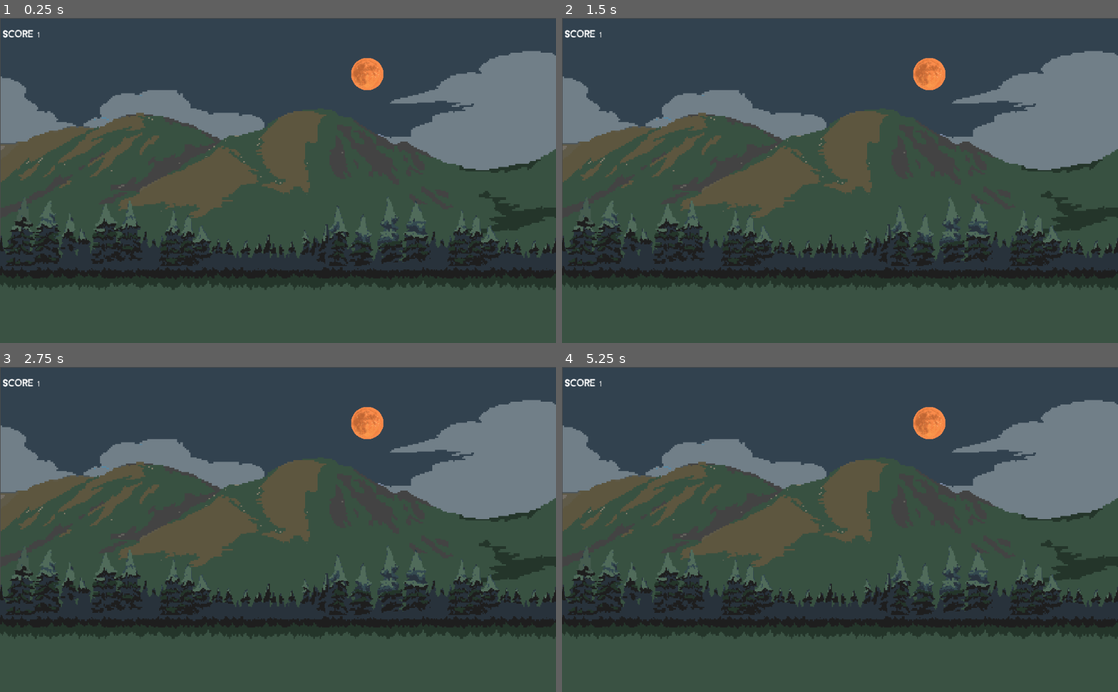
Above: before the commit, frames 1-4 (two rows, left to right).
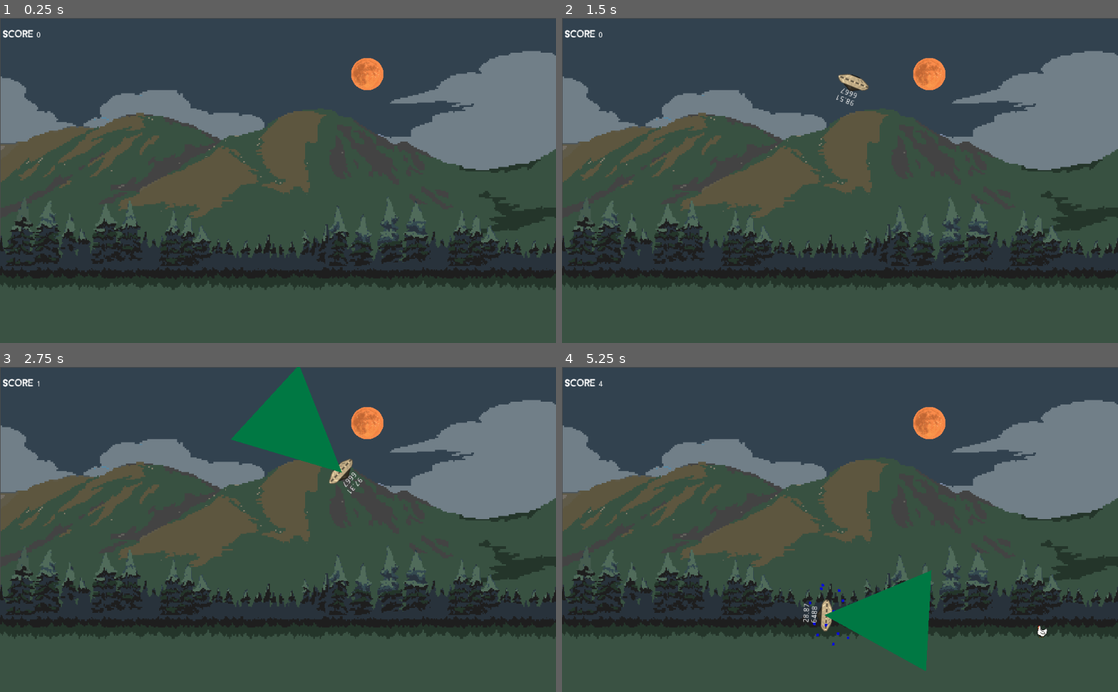
Above: after the commit, the same moments.

Repository: Beat1823/LudumDare52
Game: Godot game, scene res://Game/MainScene.tscn
Same seed, same stepped clock (60 frames per second), same inputs: the game is played once before the commit and once after it.
Inputs:
- Up to frame 1 (0.25 s): no input
- Up to frame 2 (1.5 s): tap Enter at 0.5 s; hold Right (Right) 0.53-1.28 s; hold Space (TractorBeam) 0.53-1.28 s; hold Down (Down) from 1.28 s (still down); tap Space (TractorBeam) at 1.35 s
- Up to frame 3 (2.75 s): release Down (Down) at 2.03 s; hold Right (Right) from 2.03 s (still down); hold Space (TractorBeam) from 2.03 s (still down)
- Up to frame 4 (5.25 s): release Right (Right) at 2.78 s; release Space (TractorBeam) at 2.78 s; hold Up (Up) 2.78-3.53 s; tap Space (TractorBeam) at 2.85, 4.35 s; hold Space (TractorBeam) 3.53-4.28 s; hold Left (Left) 3.53-5.03 s; hold Down (Down) from 5.03 s (still down); hold Space (TractorBeam) from 5.03 s (still down)

The runs differ from the first frame. In frame 1, less than 0.1% of the frame differs, in the area x 6-8%, y 4-6%; in frame 2, 0.3%; in frame 3, 3.1%; in frame 4, 3.3%, in the area x 6-88%, y 4-94%.
Error before the commit: Parse Error: Can't preload resource at path: res://Game/NPCS/Cow/Cow.tscn (res://Game/MainScene.gd:3)

Commit message:
Fixing dependencies for Cow.tscn and NPCs

Diff:
--- a/Game/NPCS/Chicken/Chicken.tscn
+++ b/Game/NPCS/Chicken/Chicken.tscn
@@ -8,7 +8,6 @@
 [ext_resource path="res://Game/NPCS/Chicken/Spirtes/chicken2.png" type="Texture" id=6]
 [ext_resource path="res://Game/NPCS/Cow/cow3.png" type="Texture" id=7]
 [ext_resource path="res://Game/NPCS/NeutralNpc.gd" type="Script" id=8]
-[ext_resource path="res://Game/NPCS/NeutralNpcMovementPattern.tres" type="Curve" id=9]
 
 [sub_resource type="SpriteFrames" id=1]
 animations = [ {
@@ -35,7 +34,6 @@
 collision_layer = 3
 can_sleep = false
 script = ExtResource( 8 )
-MovementPattern = ExtResource( 9 )
 
 [node name="AnimatedSprite" type="AnimatedSprite" parent="."]
 position = Vector2( 10, -4 )
--- a/Game/NPCS/Cow/Cow.tscn
+++ b/Game/NPCS/Cow/Cow.tscn
@@ -8,7 +8,6 @@
 [ext_resource path="res://Game/NPCS/Chicken/Spirtes/chicken2.png" type="Texture" id=6]
 [ext_resource path="res://Game/NPCS/Cow/cow3.png" type="Texture" id=7]
 [ext_resource path="res://Game/NPCS/NeutralNpc.gd" type="Script" id=8]
-[ext_resource path="res://Game/NPCS/NeutralNpcMovementPattern.tres" type="Curve" id=9]
 
 [sub_resource type="SpriteFrames" id=1]
 animations = [ {
@@ -35,14 +34,12 @@
 collision_layer = 3
 can_sleep = false
 script = ExtResource( 8 )
-MovementPattern = ExtResource( 9 )
 
 [node name="AnimatedSprite" type="AnimatedSprite" parent="."]
 position = Vector2( 10, -4 )
 scale = Vector2( 2, 2 )
 frames = SubResource( 1 )
 animation = "Cow"
-frame = 2
 playing = true
 
 [node name="CollisionShape2D" type="CollisionShape2D" parent="."]
--- a/Game/NPCS/NeutralNpc.tscn
+++ b/Game/NPCS/NeutralNpc.tscn
@@ -38,7 +38,6 @@
 scale = Vector2( 2, 2 )
 frames = SubResource( 1 )
 animation = "Cow"
-frame = 1
 playing = true
 
 [node name="CollisionShape2D" type="CollisionShape2D" parent="."]
Not shown: 1 places in Game/NPCS/Chicken/Chicken.tscn that only renumber resources
Not shown: 1 places in Game/NPCS/Cow/Cow.tscn that only renumber resources
